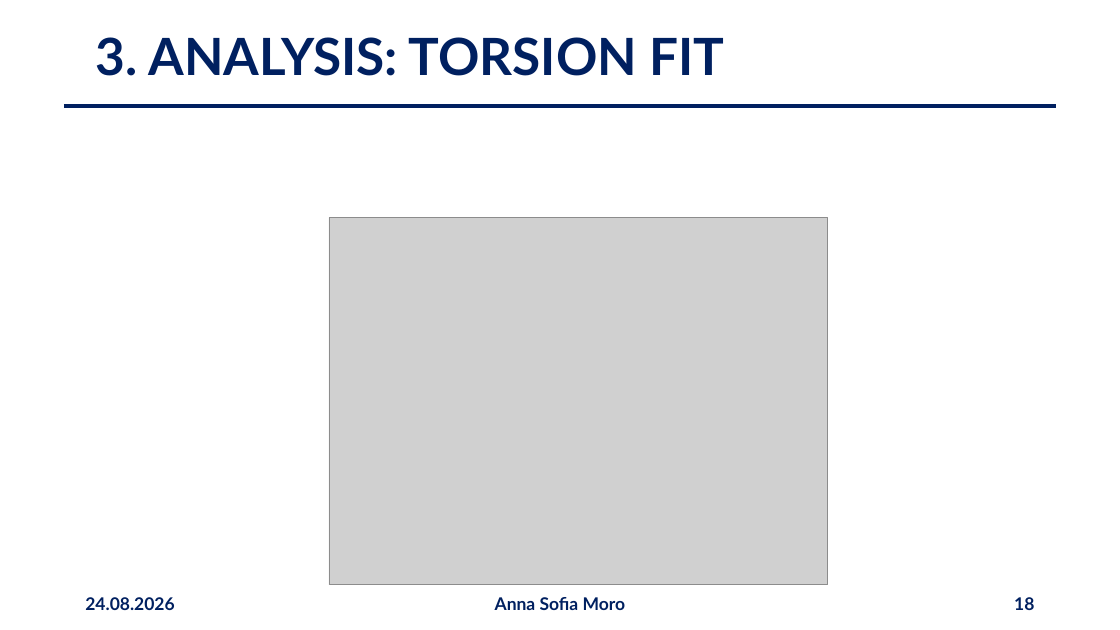
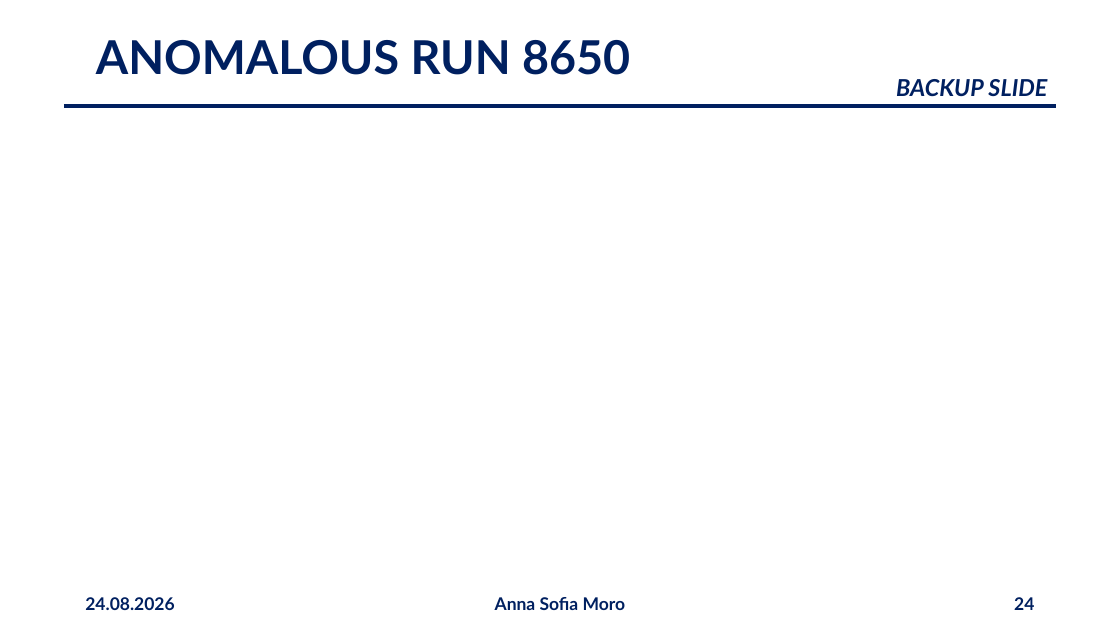
Before and after one commit to annaasofia/tesi, a slide deck: slide 24 of slides/presentazione2408.pptx (slide 18 before the commit). Drawn at 1120x630 pixels with LibreOffice and Linux fonts; fonts in the diff are those of the drawing; grey boxes stand for pictures. Boxes give left, top, right and bottom in pixels: in the first picture for what was removed or moved away, otherwise in the second. Text is boxed around its words. In the diff, an @@ line names an element or a change of style, - is before the commit and + after.

```diff
--- a/slides/presentazione2408.pptx
+++ b/slides/presentazione2408.pptx
@@ title at box(96, 40, 630, 75): text changed; size 44 to 40 pt @@
-3. ANALYSIS: TORSION FIT
+ANOMALOUS RUN 8650
@@ text added at box(896, 79, 1047, 96), 20 pt, text #002060, bold, italic @@
+BACKUP SLIDE
@@ picture removed at box(329, 218, 828, 585) @@
@@ page number at box(1014, 597, 1034, 610): text changed @@
-18
+24
```
Also in this commit, not shown: 15 other slides changed, 1 slide added, 8 slides removed.
